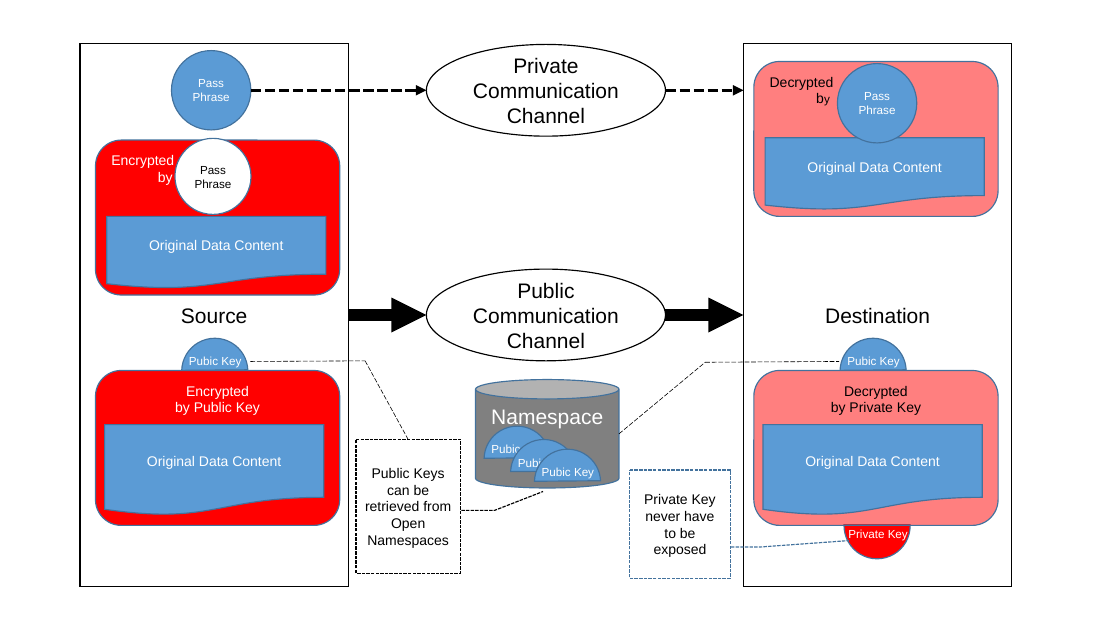
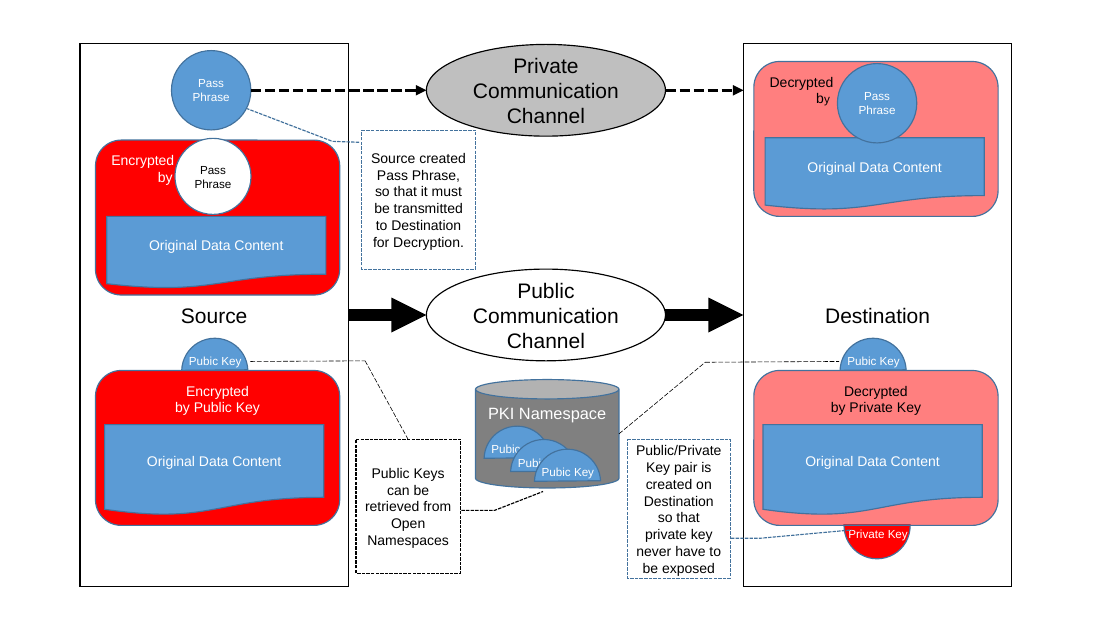
Before and after one commit to benkoo/UniversalTemplate, a slide deck: slide 7 of docs/TripartiteDiagram.pptx. Drawn at 1120x630 pixels with LibreOffice and Linux fonts; fonts in the diff are those of the drawing. Boxes give left, top, right and bottom in pixels: in the first picture for what was removed or moved away, otherwise in the second. Text is boxed around its words. In the diff, an @@ line names an element or a change of style, - is before the commit and + after.

```diff
--- a/docs/TripartiteDiagram.pptx
+++ b/docs/TripartiteDiagram.pptx
@@ ellipse "Private Communication Channel" at [427, 45, 666, 136]: fill none to #BFBFBF @@
@@ border callout added at [362, 130, 476, 269], fill #FFFFFF, outline #43739E 1 pt dashed, 12 pt, text #000000 @@
+Source created Pass Phrase, so that it must be transmitted to Destination for Decryption.
@@ text in cylinder at [488, 408, 606, 423]: text changed; size 18 to 14 pt @@
-Namespace
+PKI Namespace
@@ border callout "Public/Private Key pair is created ...": place and size @@
-border callout "Public/Private Key pair is created ..." at [630, 471, 730, 579]
+border callout "Public/Private Key pair is created ..." at [628, 439, 730, 578]
@@ text in border callout at [636, 445, 721, 576]: text changed @@
-Private Key never have to be exposed
+Public/Private Key pair is created on Destination so that private key never have to be exposed
```
Also in this commit, not shown: 2 slides added, 1 other file.
